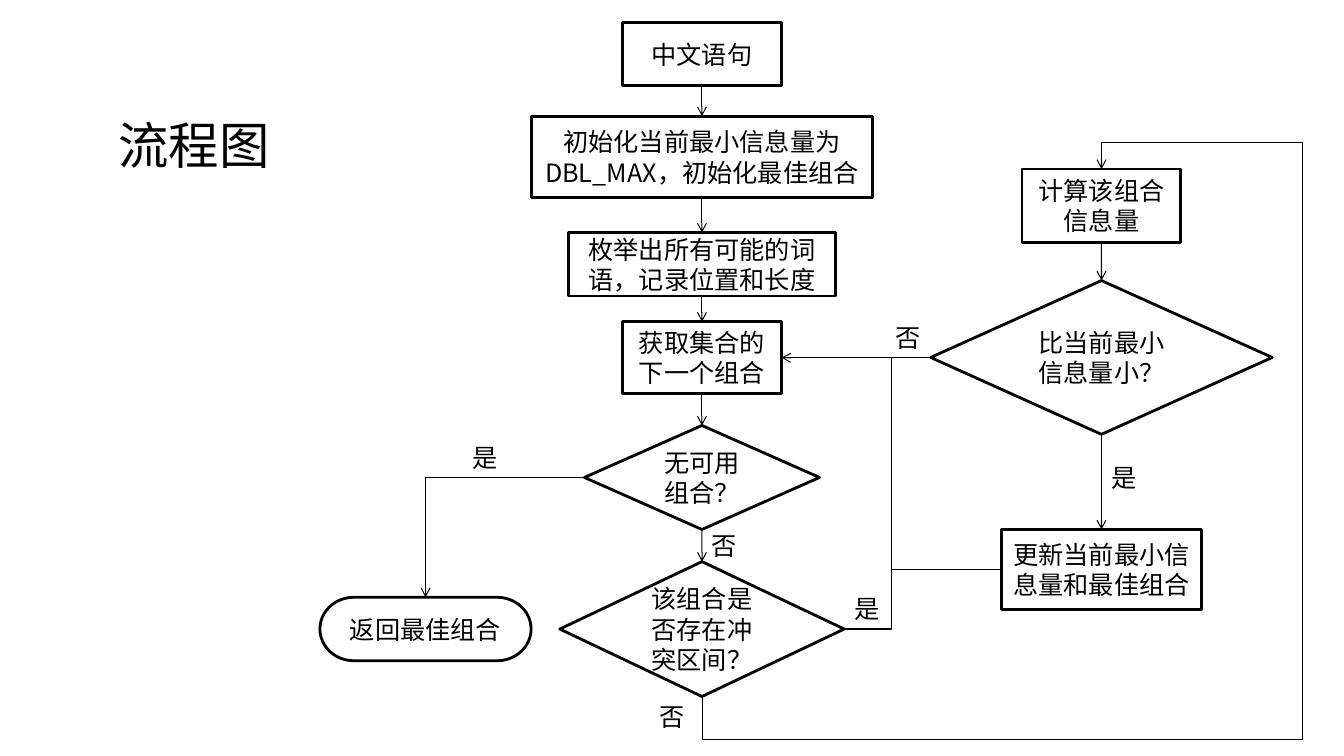
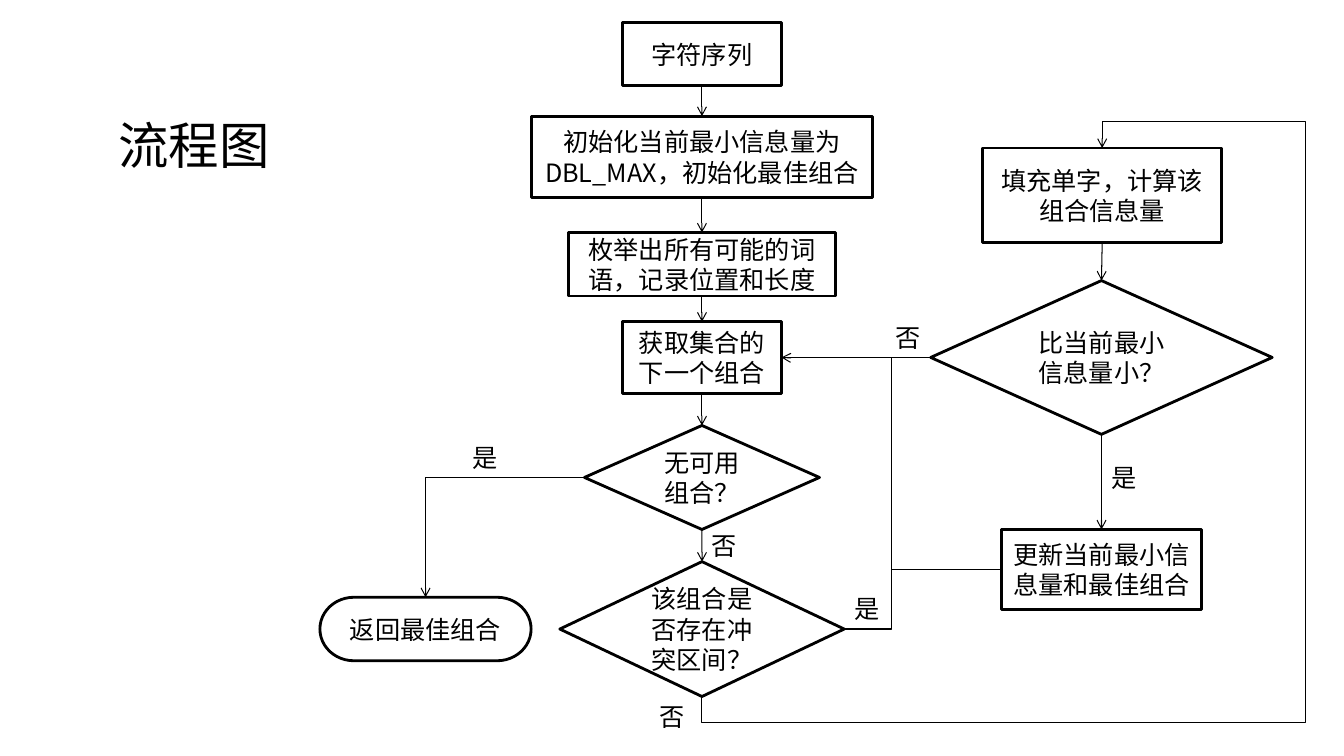
Before and after one commit to MU001999/maaath, a slide deck: slide 9 of docs/数据结构.pptx. Drawn at 1344x756 pixels with LibreOffice and Linux fonts; fonts in the diff are those of the drawing. Boxes give left, top, right and bottom in pixels: in the first picture for what was removed or moved away, otherwise in the second. Text is boxed around its words. In the diff, an @@ line names an element or a change of style, - is before the commit and + after.

```diff
--- a/docs/数据结构.pptx
+++ b/docs/数据结构.pptx
@@ text in rectangle at (652, 42, 753, 66): text changed @@
-中文语句
+字符序列
@@ elbow arrow moved from (702, 697) - (1102, 169) to (702, 697) - (1102, 148) @@
@@ rectangle "填充单字，计算该组合信息量": place and size @@
-rectangle "填充单字，计算该组合信息量" at (1022, 169, 1181, 243)
+rectangle "填充单字，计算该组合信息量" at (983, 148, 1222, 242)
@@ text in rectangle at (1001, 168, 1203, 222): text changed @@
-计算该组合信息量
+填充单字，计算该组合信息量
```
Also in this commit, not shown: 2 other slides changed, 1 other file.
